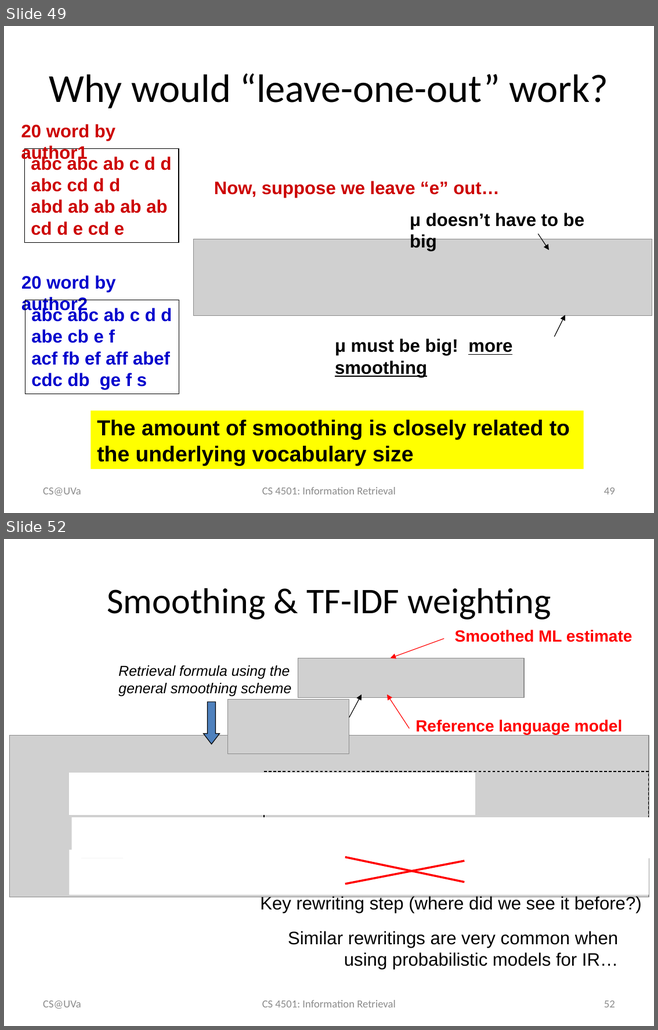
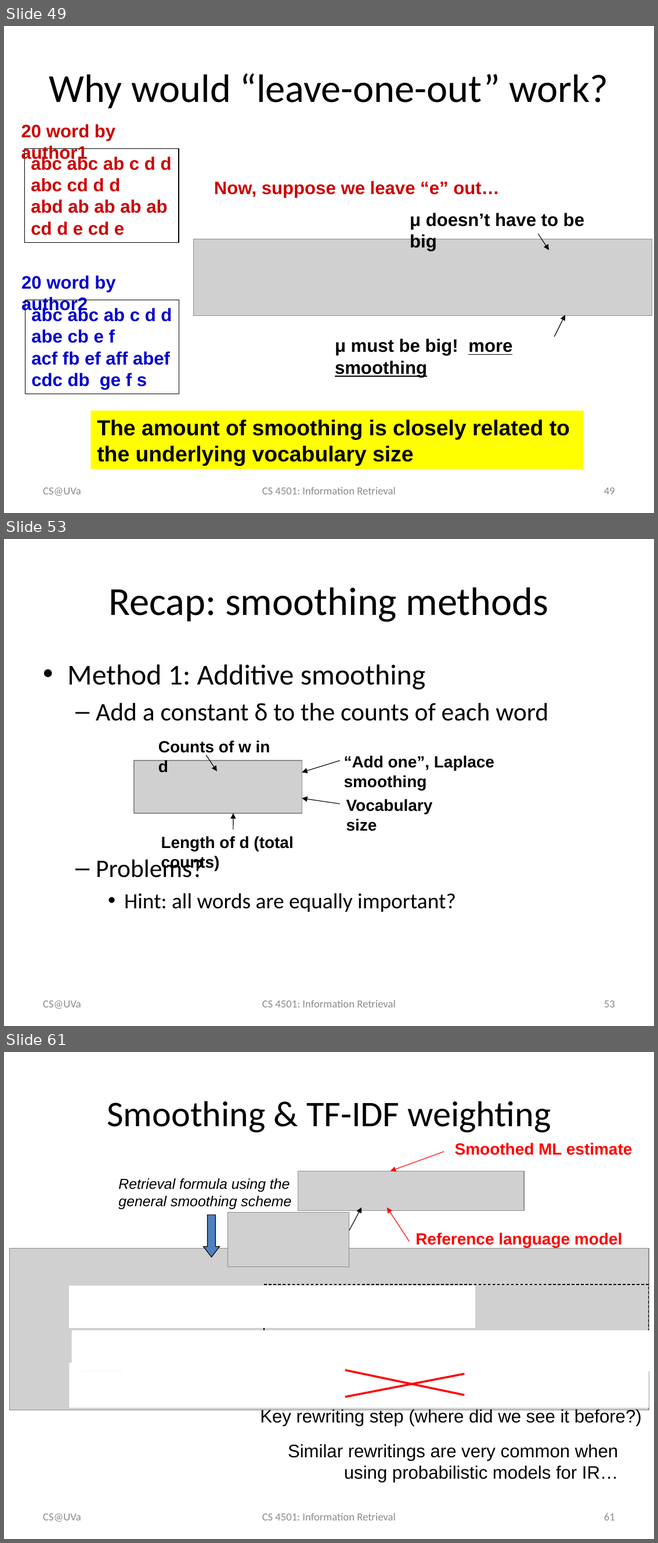
Before and after one commit to wang296/IR2015, a slide deck: docs/Language Models.pptx. Shown one above the other, each under a label of ours: slides 49 and 52 before the commit, slides 49, 53 and 61 after it; the slides between them are not shown. The pictures are 658x1030 and 658x1543 pixels, drawn with LibreOffice and Linux fonts; fonts in the diff are those of the drawing; grey boxes stand for pictures. Boxes give left, top, right and bottom in pixels: in the first picture for what was removed or moved away, otherwise in the second. Text is boxed around its words. In the diff, an @@ line names an element or a change of style, - is before the commit and + after.

```diff
--- a/docs/Language Models.pptx
+++ b/docs/Language Models.pptx
@@ slide 53 added at <box>4,539,654,1026</box>, background #FFFFFF @@
@@ title added at <box>108,587,549,622</box>, 44 pt, text #000000 @@
+Recap: smoothing methods
@@ text added at <box>67,664,548,912</box>, 28 pt, text #000000 @@
+• Method 1: Additive smoothing
+  – Add a constant δ to the counts of each word
+  – Problems?
+    • Hint: all words are equally important?
@@ text added at <box>158,740,270,773</box>, 18 pt, text #000000, bold @@
+Counts of w in d
@@ picture added at <box>134,761,302,813</box> @@
@@ arrow added from (206, 755) to (217, 772), #000000 0.75 pt @@
@@ arrow added from (340, 761) to (302, 772), #000000 0.75 pt @@
@@ text added at <box>344,755,494,790</box>, 18 pt, text #000000, bold @@
+“Add one”, Laplace smoothing
@@ arrow added from (340, 804) to (302, 798), #000000 0.75 pt @@
@@ text added at <box>346,799,433,831</box>, 18 pt, text #000000, bold @@
+Vocabulary size
@@ arrow added from (233, 830) to (233, 813), #000000 0.75 pt @@
@@ text added at <box>161,836,293,871</box>, 18 pt, text #000000, bold @@
+Length of d (total counts)
@@ text added at <box>43,1001,81,1009</box>, 12 pt, text #8C8C8C @@
+CS@UVa
@@ text added at <box>262,1000,395,1008</box>, 12 pt, text #8C8C8C @@
+CS 4501: Information Retrieval
@@ page number added at <box>604,1001,615,1008</box>, 12 pt, text #8C8C8C @@
+53
@@ what was slide 52 is now slide 61 @@
@@ page number at <box>604,1513,615,1521</box>: text changed @@
-52
+61
```
Also in this commit, not shown: 2 slides changed, 8 other slides added, 3 other files.
